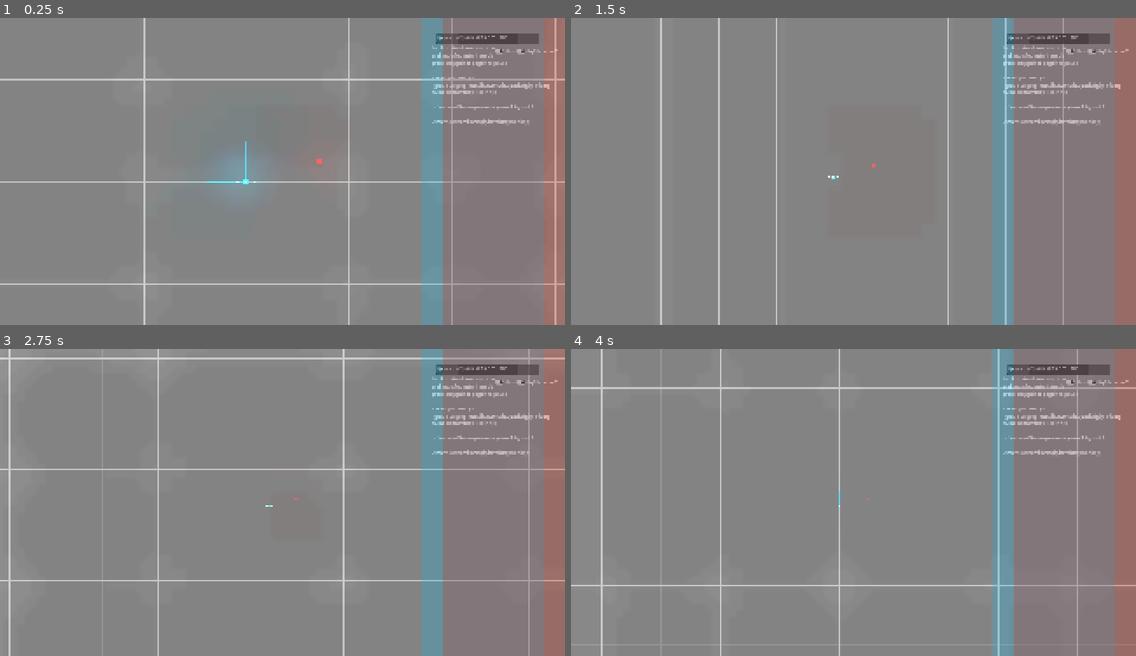
Above: before the commit, frames 1-4 (two rows, left to right).
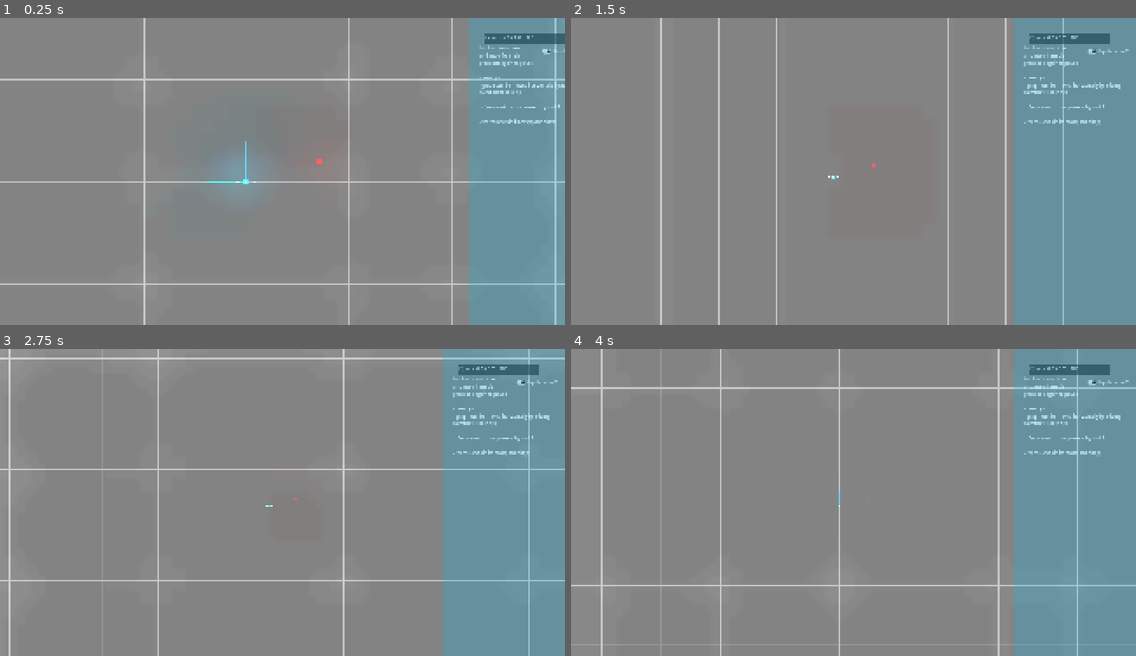
Above: after the commit, the same moments.

Repository: boiiiiiiiii12355/graph-combat
Game: Godot game, scene res://Scenes/game.tscn
Two runs of this game, one before a commit and one after it. Both use one fixed random seed, a clock stepped at 60 frames per second and the inputs below. The engine's default icon, where the game draws it, is replaced by a stand-in: a white triangle on a blue panel in a dark square.
Inputs (mouse positions are in pixels of both pictures, inside the frame that each line leads up to):
- Up to frame 1 (0.25 s): no input
- Up to frame 2 (1.5 s): move the mouse to (977, 156) at 0.52 s; hold D (right) 0.53-1.28 s; tap Mouse wheel down (zoom in) at 0.6 s; move the mouse to (740, 186) at 1.27 s; hold A (left) from 1.28 s (still down); tap Mouse wheel up (zoom out) at 1.35 s
- Up to frame 3 (2.75 s): move the mouse to (339, 434) at 2.02 s; release A (left) at 2.03 s; hold D (right) from 2.03 s (still down); tap Mouse wheel down (zoom in) at 2.1 s
- Up to frame 4 (4 s): move the mouse to (825, 563) at 2.77 s; tap Mouse wheel up (zoom out) at 2.85 s; move the mouse to (1023, 548) at 3.52 s; release D (right) at 3.53 s; hold A (left) from 3.53 s (still down); tap Mouse wheel down (zoom in) at 3.6 s

The runs differ from the first frame. In frame 1, 21% of the frame differs, in the area x 74-100%, y 0-100%; in frame 2, 25%; in frame 3, 25%; in frame 4, 25%.

Commit message:
alright turn system is up and ruinning now just need to work on a second player
Signed-off-by: Mel_The_Idiot <melvinngoi123@gmail.com>

Diff:
--- a/Scenes/game.tscn
+++ b/Scenes/game.tscn
@@ -34,7 +34,7 @@
 texture = ExtResource("1_1l0tm")
 stretch_mode = 1
 
-[node name="Player" parent="." node_paths=PackedStringArray("ui", "path", "cam") instance=ExtResource("1_ebmjs")]
+[node name="Player1" parent="." node_paths=PackedStringArray("ui", "path", "cam") instance=ExtResource("1_ebmjs")]
 ui = NodePath("../CanvasLayer/UI")
 path = NodePath("../path")
 cam = NodePath("../math_camera")
@@ -45,7 +45,7 @@
 [node name="math_camera" parent="." node_paths=PackedStringArray("p1", "p2") instance=ExtResource("3_3dryh")]
 process_mode = 3
 zoom = Vector2(3, 3)
-p1 = NodePath("../Player")
+p1 = NodePath("../Player1")
 p2 = NodePath("../punching_bag")
 
 [node name="Rulers" type="Node2D" parent="."]
@@ -61,7 +61,7 @@
 default_color = Color(0, 1, 0, 1)
 
 [node name="xy_labels" parent="." node_paths=PackedStringArray("player") instance=ExtResource("4_wowpa")]
-player = NodePath("../Player")
+player = NodePath("../Player1")
 
 [node name="path" parent="." instance=ExtResource("5_i6g32")]
 
@@ -76,5 +76,5 @@
 
 [node name="CanvasLayer" type="CanvasLayer" parent="."]
 
-[node name="UI" parent="CanvasLayer" node_paths=PackedStringArray("player") instance=ExtResource("4_3dryh")]
-player = NodePath("../../Player")
+[node name="UI" parent="CanvasLayer" node_paths=PackedStringArray("player1") instance=ExtResource("4_3dryh")]
+player1 = NodePath("../../Player1")
--- a/Scenes/player.tscn
+++ b/Scenes/player.tscn
@@ -20,6 +20,7 @@
 mass = 0.1
 physics_material_override = SubResource("PhysicsMaterial_cvnsp")
 script = ExtResource("1_cvnsp")
+playerid = "P1"
 ruler_x = NodePath("Rulers/y")
 ruler_y = NodePath("Rulers/x")
 player_rig = NodePath("player_rig")
--- a/Scenes/ui.tscn
+++ b/Scenes/ui.tscn
@@ -1,62 +1,8 @@
-[gd_scene load_steps=6 format=3 uid="uid://d3ixkjyjao54n"]
+[gd_scene load_steps=2 format=3 uid="uid://d3ixkjyjao54n"]
 
 [ext_resource type="Script" uid="uid://ci2b3tdx5ooh7" path="res://scripts/ui.gd" id="1_jxero"]
 
-[sub_resource type="Animation" id="Animation_qdvrb"]
-length = 0.001
-tracks/0/type = "value"
-tracks/0/imported = false
-tracks/0/enabled = true
-tracks/0/path = NodePath("input p1:position")
-tracks/0/interp = 1
-tracks/0/loop_wrap = true
-tracks/0/keys = {
-"times": PackedFloat32Array(0),
-"transitions": PackedFloat32Array(1),
-"update": 0,
-"values": [Vector2(0, 0)]
-}
-
-[sub_resource type="Animation" id="Animation_jxero"]
-resource_name = "pause"
-length = 0.3
-tracks/0/type = "value"
-tracks/0/imported = false
-tracks/0/enabled = true
-tracks/0/path = NodePath("input p1:position")
-tracks/0/interp = 2
-tracks/0/loop_wrap = true
-tracks/0/keys = {
-"times": PackedFloat32Array(0, 0.1),
-"transitions": PackedFloat32Array(2.5491211, 1),
-"update": 0,
-"values": [Vector2(441.62, 0), Vector2(-75.215, 0)]
-}
-
-[sub_resource type="Animation" id="Animation_nf4gj"]
-resource_name = "resume"
-length = 0.3
-tracks/0/type = "value"
-tracks/0/imported = false
-tracks/0/enabled = true
-tracks/0/path = NodePath("input p1:position")
-tracks/0/interp = 1
-tracks/0/loop_wrap = true
-tracks/0/keys = {
-"times": PackedFloat32Array(0, 0.3),
-"transitions": PackedFloat32Array(1, 1),
-"update": 0,
-"values": [Vector2(-75.215, 0), Vector2(435, 0)]
-}
-
-[sub_resource type="AnimationLibrary" id="AnimationLibrary_nf4gj"]
-_data = {
-&"RESET": SubResource("Animation_qdvrb"),
-&"pause": SubResource("Animation_jxero"),
-&"resume": SubResource("Animation_nf4gj")
-}
-
-[node name="UI" type="Control" node_paths=PackedStringArray("dir_toggle", "anim_player", "p1_input", "p2_input")]
+[node name="UI" type="Control" node_paths=PackedStringArray("dir_toggle", "p1_input", "p2_input")]
 process_mode = 3
 layout_mode = 3
 anchors_preset = 15
@@ -66,19 +12,13 @@
 grow_vertical = 2
 script = ExtResource("1_jxero")
 dir_toggle = NodePath("input p1/opposite direction")
-anim_player = NodePath("AnimationPlayer")
 p1_input = NodePath("input p1/input")
 p2_input = NodePath("input p2/input")
 
-[node name="AnimationPlayer" type="AnimationPlayer" parent="."]
-libraries = {
-&"": SubResource("AnimationLibrary_nf4gj")
-}
-movie_quit_on_finish = true
-
 [node name="input p1" type="Control" parent="."]
 anchors_preset = 0
-offset_right = 40.00009
+offset_left = 440.0
+offset_right = 480.0001
 offset_bottom = 40.0
 
 [node name="ColorRect" type="ColorRect" parent="input p1"]
@@ -139,7 +79,8 @@
 
 [node name="input p2" type="Control" parent="."]
 anchors_preset = 0
-offset_right = 40.00009
+offset_left = 438.0
+offset_right = 478.0001
 offset_bottom = 40.0
 
 [node name="ColorRect" type="ColorRect" parent="input p2"]
--- a/scripts/game_master.gd
+++ b/scripts/game_master.gd
@@ -4,11 +4,36 @@
 var time_value = 1
 var accel = 0.1
 var current_turn : String = "P1"
+var turn_order : Array = ["P1", "P2"]
+var base_combat_time = 3 #seconds
+var combat_time = base_combat_time
+
 func _physics_process(delta: float) -> void:
 	Engine.time_scale = lerp(Engine.time_scale, time_value, accel)
 
-func turn_mang():
-	pass
+func next_turn():
+	combat_time = base_combat_time
+	# available strings "P1" "P2" "Combat"
+	if current_turn == "P1":
+		current_turn = "Combat"
+		await combat_tick(combat_time) == true
+		current_turn = turn_order[1]
+	elif current_turn == "P2":
+		current_turn = "Combat"
+		await combat_tick(combat_time) == true
+		current_turn = turn_order[0]
+
+func combat_tick(time):
+	var done = false
+	for int in combat_time:
+		await get_tree().create_timer(1).timeout
+		combat_time -= 1
+
+		if int == 0:
+			done = true
+		else:
+			done = false
+	return done
 
 func _ready() -> void:
 	self.process_mode = Node.PROCESS_MODE_ALWAYS
--- a/scripts/player.gd
+++ b/scripts/player.gd
@@ -1,6 +1,7 @@
 class_name player_1
 extends RigidBody2D
 
+@export var playerid : String
 @export var ruler_x : Line2D
 @export var ruler_y : Line2D
 @export var ruler_x_color = Color(0.0, 0.373, 0.599, 1.0)
--- a/scripts/ui.gd
+++ b/scripts/ui.gd
@@ -1,16 +1,18 @@
 extends Control
 
+@export var player1 : RigidBody2D
+@export var player2 : RigidBody2D
 @export var player : RigidBody2D
 @export var view : Viewport
 func _ready() -> void:
 	_on_text_edit_text_changed()
 	get_tree().paused = true
 	paused = true
-	anim_player.play("pause")
 
 
 var paused = true
 func _physics_process(delta: float) -> void:
+	ui_ctrl()
 	if typing == false:
 		#if Input.is_action_just_pressed("pause") and paused == false:
 			#paused = true
@@ -18,12 +20,50 @@
 			#anim_player.play("pause")
 
 		if Input.is_action_just_pressed("pause") and paused == true:
-			paused = false
-			get_tree().paused = false
-			anim_player.play("resume")
-	player.graphing()
-	player.paused = paused
-	check_dir_time()
+			gamemaster.next_turn()
+
+
+	if player:
+		player.graphing()
+		player.paused = paused
+
+		check_dir_time()
+	else:
+		print(current_turn)
+
+
+
+
+
+var current_turn
+var resume_pos = Vector2(500, 0)
+func ui_ctrl():
+	current_turn = gamemaster.current_turn
+	var p2_parent = p2_input.get_parent()
+	var p1_parent = p1_input.get_parent()
+
+	if current_turn == "P1":
+		dir_input = p1_input
+		player = player1
+		p1_parent.global_position = lerp(p1_parent.global_position, Vector2(0, 0), 0.1)
+	else:
+		p1_parent.global_position = lerp(p1_parent.global_position, resume_pos, 0.1)
+
+	if current_turn == "P2":
+		dir_input = p2_input
+		player = player2
+		p2_parent.global_position = lerp(p2_parent.global_position, Vector2(0, 0), 0.1)
+	else:
+		p2_parent.global_position = lerp(p2_parent.global_position, resume_pos, 0.1)
+
+	if current_turn == "Combat":
+		get_tree().paused = false
+		paused = false
+	else:
+		get_tree().paused = true
+		paused = true
+
+
 
 #responsible for checking both time and direction of graph slide
 @export var dir_toggle : CheckButton
@@ -37,7 +77,7 @@
 			player.movement(dir)
 
 
-@export var anim_player : AnimationPlayer
+
 func calc_y(x):
 	var y
 	if y_error == OK:
